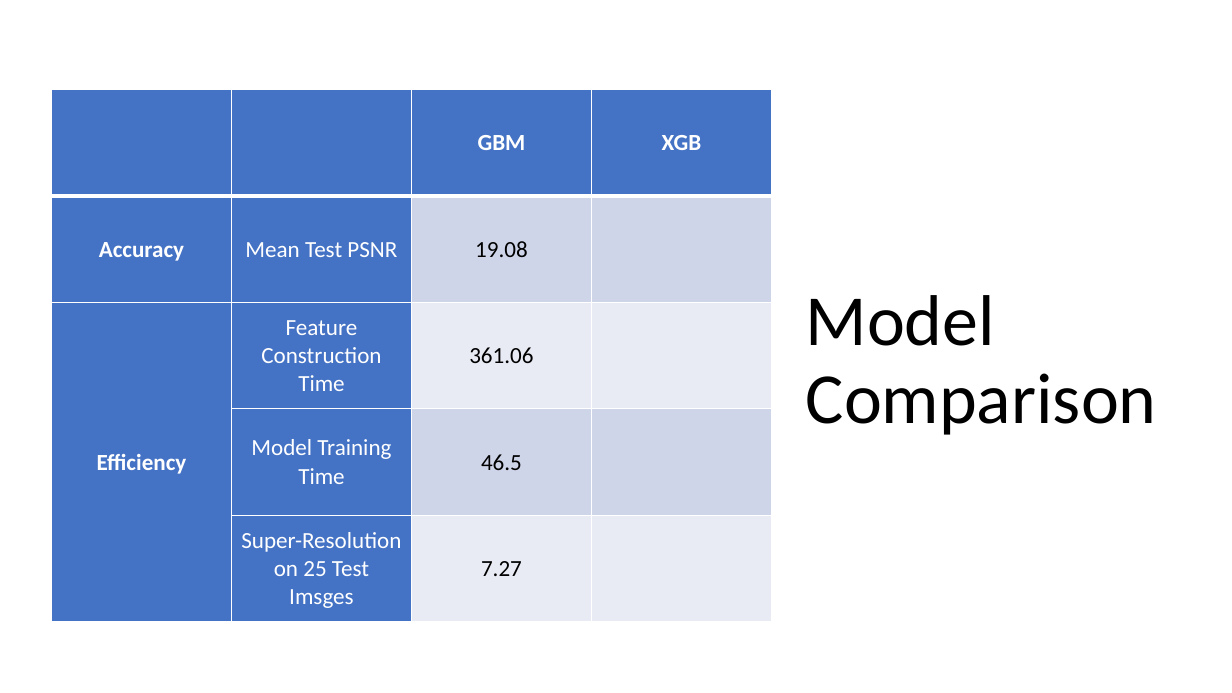
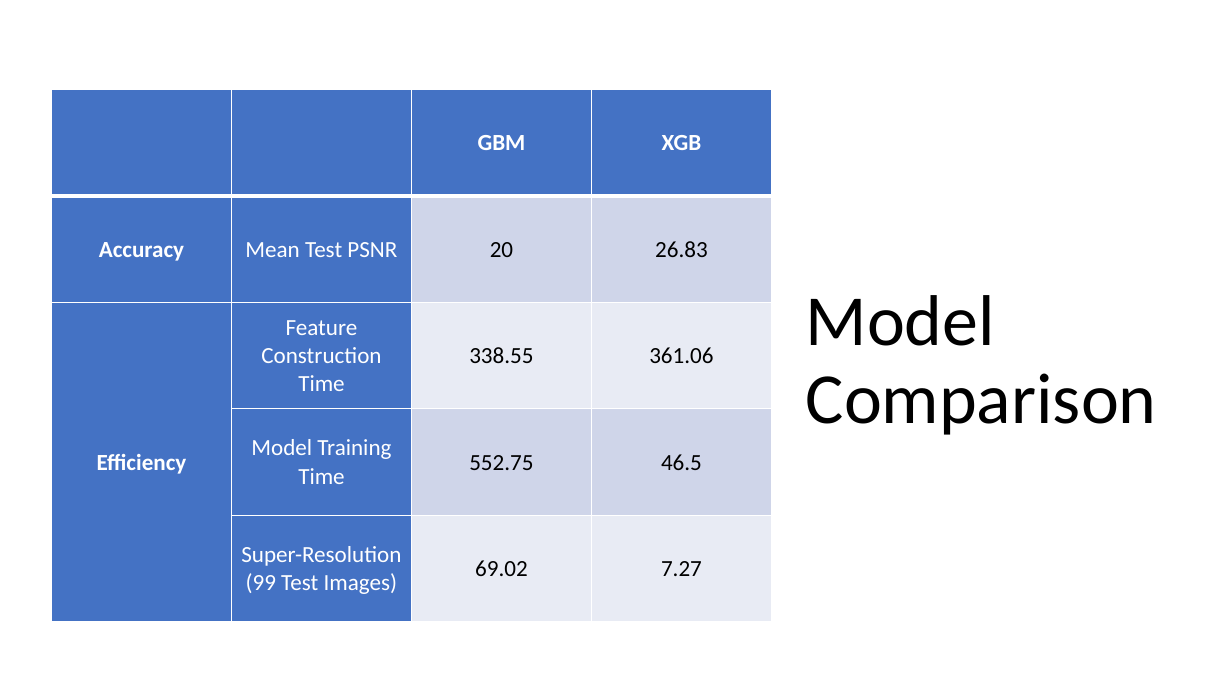
Before and after one commit to TZstatsADS/Spring2019-Proj3-grp11, a slide deck: slide 9 of doc/Presentation/PPT Yiyang Zeng.pptx. Drawn at 1232x693 pixels with LibreOffice and Linux fonts; fonts in the diff are those of the drawing. Boxes give left, top, right and bottom in pixels: in the first picture for what was removed or moved away, otherwise in the second. Text is boxed around its words. In the diff, an @@ line names an element or a change of style, - is before the commit and + after.

```diff
--- a/doc/Presentation/PPT Yiyang Zeng.pptx
+++ b/doc/Presentation/PPT Yiyang Zeng.pptx
@@ table at bbox=[52, 90, 773, 622] @@
-row 2, column 3: 19.08
+row 2, column 3: 20
-row 2, column 4: 
+row 2, column 4: 26.83
-row 3, column 3: 361.06
+row 3, column 3: 338.55
-row 3, column 4: 
+row 3, column 4: 361.06
-row 4, column 3: 46.5
+row 4, column 3: 552.75
-row 4, column 4: 
+row 4, column 4: 46.5
-row 5:  | Super-Resolution on 25 Test Imsges | 7.27 | 
+row 5:  | Super-Resolution (99 Test Images) | 69.02 | 7.27
```
Also in this commit, not shown: 3 other slides changed, 2 other files.
